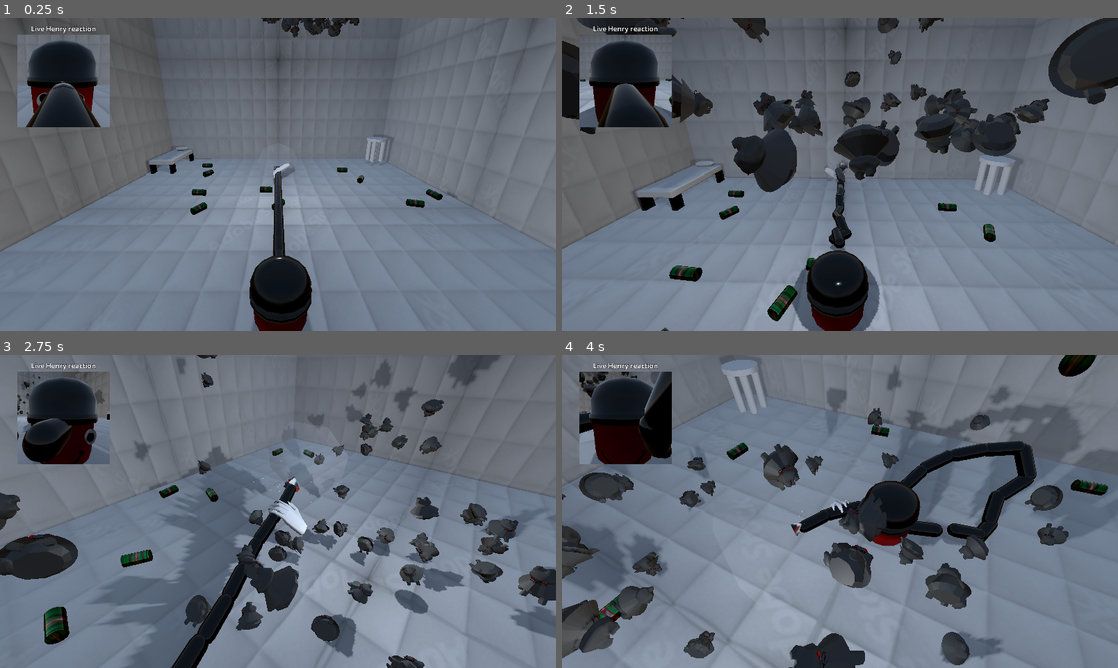
Above: before the commit, frames 1-4 (two rows, left to right).
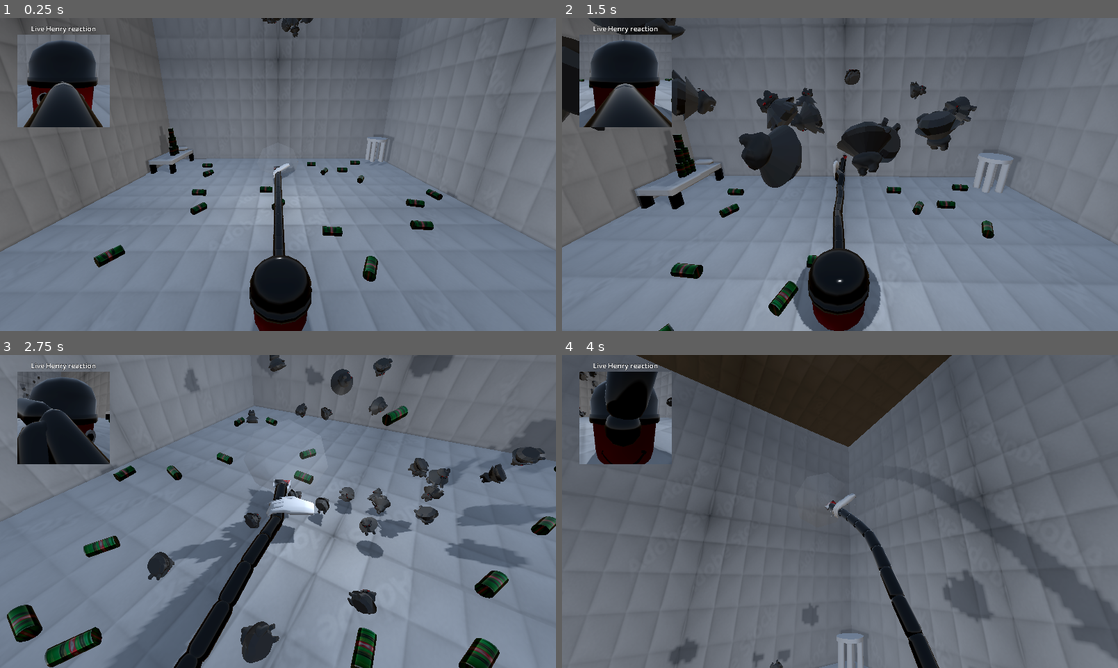
Above: after the commit, the same moments.

Repository: AleksGameJam/game-jam-2026
Game: Godot game, scene res://enemies/RoomWithEnemies.tscn
The game is run twice, just before and just after one commit, with the same random seed, the same clock (stepped at 60 frames per second) and the same inputs. This scene is started directly instead of the project's main scene. Sound files missing from this copy of the repository are replaced by a short silence.
Inputs:
- Up to frame 1 (0.25 s): no input
- Up to frame 2 (1.5 s): hold E (rotate_right) 0.53-1.28 s; hold Space (turbo_mode) 0.53-1.28 s; hold Down (ui_down) from 1.28 s (still down); tap Space (turbo_mode) at 1.35 s
- Up to frame 3 (2.75 s): release Down (ui_down) at 2.03 s; hold E (rotate_right) from 2.03 s (still down); hold Space (turbo_mode) from 2.03 s (still down)
- Up to frame 4 (4 s): release E (rotate_right) at 2.78 s; release Space (turbo_mode) at 2.78 s; hold Up (ui_up) 2.78-3.53 s; tap Space (turbo_mode) at 2.85 s; hold Q (rotate_left) from 3.53 s (still down); hold Space (turbo_mode) from 3.53 s (still down)

The runs differ from the first frame. In frame 1, 1.3% of the frame differs, in the area x 4-78%, y 0-85%; in frame 2, 11%; in frame 3, 33%; in frame 4, 75%, in the area x 0-100%, y 0-100%.

Commit message:
beer

Diff:
--- a/enemies/RoomWithEnemies.tscn
+++ b/enemies/RoomWithEnemies.tscn
@@ -179,102 +179,6 @@
 [node name="Bouncy32" parent="Stuff/Enemies" unique_id=251754373 instance=ExtResource("2_ydiif")]
 transform = Transform3D(1, 0, 0, 0, 1, 0, 0, 0, 1, 3.3880885, 0, -1.3678081)
 
-[node name="Bouncy33" parent="Stuff/Enemies" unique_id=2133903462 instance=ExtResource("2_ydiif")]
-transform = Transform3D(1, 0, 0, 0, 1, 0, 0, 0, 1, 4.702802, 0, -5.334631)
-
-[node name="Bouncy34" parent="Stuff/Enemies" unique_id=54485519 instance=ExtResource("2_ydiif")]
-transform = Transform3D(1, 0, 0, 0, 1, 0, 0, 0, 1, 5.699911, 0, -5.334631)
-
-[node name="Bouncy35" parent="Stuff/Enemies" unique_id=1915971416 instance=ExtResource("2_ydiif")]
-transform = Transform3D(1, 0, 0, 0, 1, 0, 0, 0, 1, 6.8680906, 0, -5.334631)
-
-[node name="Bouncy36" parent="Stuff/Enemies" unique_id=949182580 instance=ExtResource("2_ydiif")]
-transform = Transform3D(1, 0, 0, 0, 1, 0, 0, 0, 1, 8.090891, 0, -5.334631)
-
-[node name="Bouncy37" parent="Stuff/Enemies" unique_id=1099164742 instance=ExtResource("2_ydiif")]
-transform = Transform3D(1, 0, 0, 0, 1, 0, 0, 0, 1, 4.702802, 0, -3.9869933)
-
-[node name="Bouncy38" parent="Stuff/Enemies" unique_id=1910322246 instance=ExtResource("2_ydiif")]
-transform = Transform3D(1, 0, 0, 0, 1, 0, 0, 0, 1, 5.699911, 0, -3.9869933)
-
-[node name="Bouncy39" parent="Stuff/Enemies" unique_id=1957543351 instance=ExtResource("2_ydiif")]
-transform = Transform3D(1, 0, 0, 0, 1, 0, 0, 0, 1, 6.8680906, 0, -3.9869933)
-
-[node name="Bouncy40" parent="Stuff/Enemies" unique_id=715043626 instance=ExtResource("2_ydiif")]
-transform = Transform3D(1, 0, 0, 0, 1, 0, 0, 0, 1, 8.090891, 0, -3.9869933)
-
-[node name="Bouncy41" parent="Stuff/Enemies" unique_id=1013263063 instance=ExtResource("2_ydiif")]
-transform = Transform3D(1, 0, 0, 0, 1, 0, 0, 0, 1, 4.702802, 0, -2.6778004)
-
-[node name="Bouncy42" parent="Stuff/Enemies" unique_id=1940309826 instance=ExtResource("2_ydiif")]
-transform = Transform3D(1, 0, 0, 0, 1, 0, 0, 0, 1, 5.699911, 0, -2.6778004)
-
-[node name="Bouncy43" parent="Stuff/Enemies" unique_id=845972692 instance=ExtResource("2_ydiif")]
-transform = Transform3D(1, 0, 0, 0, 1, 0, 0, 0, 1, 6.8680906, 0, -2.6778004)
-
-[node name="Bouncy44" parent="Stuff/Enemies" unique_id=40198782 instance=ExtResource("2_ydiif")]
-transform = Transform3D(1, 0, 0, 0, 1, 0, 0, 0, 1, 8.090891, 0, -2.6778004)
-
-[node name="Bouncy45" parent="Stuff/Enemies" unique_id=1156712108 instance=ExtResource("2_ydiif")]
-transform = Transform3D(1, 0, 0, 0, 1, 0, 0, 0, 1, 4.702802, 0, -1.3678081)
-
-[node name="Bouncy46" parent="Stuff/Enemies" unique_id=773092430 instance=ExtResource("2_ydiif")]
-transform = Transform3D(1, 0, 0, 0, 1, 0, 0, 0, 1, 5.699911, 0, -1.3678081)
-
-[node name="Bouncy47" parent="Stuff/Enemies" unique_id=298510013 instance=ExtResource("2_ydiif")]
-transform = Transform3D(1, 0, 0, 0, 1, 0, 0, 0, 1, 6.8680906, 0, -1.3678081)
-
-[node name="Bouncy48" parent="Stuff/Enemies" unique_id=2144318032 instance=ExtResource("2_ydiif")]
-transform = Transform3D(1, 0, 0, 0, 1, 0, 0, 0, 1, 8.090891, 0, -1.3678081)
-
-[node name="Bouncy49" parent="Stuff/Enemies" unique_id=1272543623 instance=ExtResource("2_ydiif")]
-transform = Transform3D(1, 0, 0, 0, 1, 0, 0, 0, 1, 4.702802, 0, 0.053679943)
-
-[node name="Bouncy50" parent="Stuff/Enemies" unique_id=116985352 instance=ExtResource("2_ydiif")]
-transform = Transform3D(1, 0, 0, 0, 1, 0, 0, 0, 1, 5.699911, 0, 0.053679943)
-
-[node name="Bouncy51" parent="Stuff/Enemies" unique_id=1220461189 instance=ExtResource("2_ydiif")]
-transform = Transform3D(1, 0, 0, 0, 1, 0, 0, 0, 1, 6.8680906, 0, 0.053679943)
-
-[node name="Bouncy52" parent="Stuff/Enemies" unique_id=2047301117 instance=ExtResource("2_ydiif")]
-transform = Transform3D(1, 0, 0, 0, 1, 0, 0, 0, 1, 8.090891, 0, 0.053679943)
-
-[node name="Bouncy53" parent="Stuff/Enemies" unique_id=515907314 instance=ExtResource("2_ydiif")]
-transform = Transform3D(1, 0, 0, 0, 1, 0, 0, 0, 1, 4.702802, 0, 1.4013176)
-
-[node name="Bouncy54" parent="Stuff/Enemies" unique_id=1257684742 instance=ExtResource("2_ydiif")]
-transform = Transform3D(1, 0, 0, 0, 1, 0, 0, 0, 1, 5.699911, 0, 1.4013176)
-
-[node name="Bouncy55" parent="Stuff/Enemies" unique_id=1057635992 instance=ExtResource("2_ydiif")]
-transform = Transform3D(1, 0, 0, 0, 1, 0, 0, 0, 1, 6.8680906, 0, 1.4013176)
-
-[node name="Bouncy56" parent="Stuff/Enemies" unique_id=1074090705 instance=ExtResource("2_ydiif")]
-transform = Transform3D(1, 0, 0, 0, 1, 0, 0, 0, 1, 8.090891, 0, 1.4013176)
-
-[node name="Bouncy57" parent="Stuff/Enemies" unique_id=1716383628 instance=ExtResource("2_ydiif")]
-transform = Transform3D(1, 0, 0, 0, 1, 0, 0, 0, 1, 4.702802, 0, 2.7105105)
-
-[node name="Bouncy58" parent="Stuff/Enemies" unique_id=2123868952 instance=ExtResource("2_ydiif")]
-transform = Transform3D(1, 0, 0, 0, 1, 0, 0, 0, 1, 5.699911, 0, 2.7105105)
-
-[node name="Bouncy59" parent="Stuff/Enemies" unique_id=1757653823 instance=ExtResource("2_ydiif")]
-transform = Transform3D(1, 0, 0, 0, 1, 0, 0, 0, 1, 6.8680906, 0, 2.7105105)
-
-[node name="Bouncy60" parent="Stuff/Enemies" unique_id=708938935 instance=ExtResource("2_ydiif")]
-transform = Transform3D(1, 0, 0, 0, 1, 0, 0, 0, 1, 8.090891, 0, 2.7105105)
-
-[node name="Bouncy61" parent="Stuff/Enemies" unique_id=1817324721 instance=ExtResource("2_ydiif")]
-transform = Transform3D(1, 0, 0, 0, 1, 0, 0, 0, 1, 4.702802, 0, 4.020503)
-
-[node name="Bouncy62" parent="Stuff/Enemies" unique_id=1863599646 instance=ExtResource("2_ydiif")]
-transform = Transform3D(1, 0, 0, 0, 1, 0, 0, 0, 1, 5.699911, 0, 4.020503)
-
-[node name="Bouncy63" parent="Stuff/Enemies" unique_id=1295553639 instance=ExtResource("2_ydiif")]
-transform = Transform3D(1, 0, 0, 0, 1, 0, 0, 0, 1, 6.8680906, 0, 4.020503)
-
-[node name="Bouncy64" parent="Stuff/Enemies" unique_id=2103011799 instance=ExtResource("2_ydiif")]
-transform = Transform3D(1, 0, 0, 0, 1, 0, 0, 0, 1, 8.090891, 0, 4.020503)
-
 [node name="Beeremies" type="Node3D" parent="Stuff" unique_id=305683070]
 transform = Transform3D(1, 0, 0, 0, 1, 0, 0, 0, 1, 0, -23.492435, 0)
 
@@ -287,6 +191,9 @@
 [node name="BeerCan3" parent="Stuff/Beeremies" unique_id=1037485333 instance=ExtResource("3_8iyv3")]
 transform = Transform3D(-2.185569e-08, -0.49999997, 0.8660254, 0.99999994, -4.371139e-08, 0, 3.785517e-08, 0.86602545, 0.49999994, 15.650388, 0.006467819, -10.481214)
 
+[node name="BeerCan27" parent="Stuff/Beeremies" unique_id=919675839 instance=ExtResource("3_8iyv3")]
+transform = Transform3D(-2.185569e-08, -0.49999997, 0.8660254, 0.99999994, -4.371139e-08, 0, 3.785517e-08, 0.86602545, 0.49999994, -15.64346, 0.006467819, 10.259107)
+
 [node name="BeerCan4" parent="Stuff/Beeremies" unique_id=1621285988 instance=ExtResource("3_8iyv3")]
 transform = Transform3D(-2.185569e-08, -0.9951972, -0.09789094, 0.99999994, -1.8045045e-08, -3.9812836e-08, 3.785517e-08, -0.09789094, 0.99519706, 13.739888, 0.006467819, -15.910998)
 
@@ -299,15 +206,69 @@
 [node name="BeerCan7" parent="Stuff/Beeremies" unique_id=1743799595 instance=ExtResource("3_8iyv3")]
 transform = Transform3D(-2.185569e-08, -0.49999997, 0.8660254, 0.99999994, -4.371139e-08, 0, 3.785517e-08, 0.86602545, 0.49999994, -10.707628, 0.006467819, 1.1144543)
 
+[node name="BeerCan21" parent="Stuff/Beeremies" unique_id=1532642750 instance=ExtResource("3_8iyv3")]
+transform = Transform3D(0.9463739, 0.007107825, -0.32299548, -0.002749703, 0.9998991, 0.013947198, 0.32306194, -0.0123111475, 0.94629776, -23.971142, 3.278792, -19.791649)
+
+[node name="BeerCan22" parent="Stuff/Beeremies" unique_id=55885259 instance=ExtResource("3_8iyv3")]
+transform = Transform3D(0.9463739, 0.007107825, -0.32299548, -0.002749703, 0.9998991, 0.013947198, 0.32306194, -0.0123111475, 0.94629776, -23.971142, 3.2787914, -20.817936)
+
+[node name="BeerCan23" parent="Stuff/Beeremies" unique_id=870385294 instance=ExtResource("3_8iyv3")]
+transform = Transform3D(0.9463739, 0.007107825, -0.32299548, -0.002749703, 0.9998991, 0.013947198, 0.32306194, -0.0123111475, 0.94629776, -23.971142, 3.2787914, -21.87292)
+
+[node name="BeerCan24" parent="Stuff/Beeremies" unique_id=351072147 instance=ExtResource("3_8iyv3")]
+transform = Transform3D(0.9463739, 0.007107825, -0.32299548, -0.002749703, 0.9998991, 0.013947198, 0.32306194, -0.0123111475, 0.94629776, -23.971142, 5.3125896, -21.349913)
+
+[node name="BeerCan25" parent="Stuff/Beeremies" unique_id=1049174313 instance=ExtResource("3_8iyv3")]
+transform = Transform3D(0.9463739, 0.007107825, -0.32299548, -0.002749703, 0.9998991, 0.013947198, 0.32306194, -0.0123111475, 0.94629776, -23.971142, 5.3125896, -20.25754)
+
+[node name="BeerCan26" parent="Stuff/Beeremies" unique_id=1168674586 instance=ExtResource("3_8iyv3")]
+transform = Transform3D(0.9463739, 0.007107825, -0.32299548, -0.002749703, 0.9998991, 0.013947198, 0.32306194, -0.0123111475, 0.94629776, -23.971142, 7.335312, -20.827074)
+
 [node name="BeerCan8" parent="Stuff/Beeremies" unique_id=1299740730 instance=ExtResource("3_8iyv3")]
 transform = Transform3D(-2.185569e-08, -0.9951972, -0.09789094, 0.99999994, -1.8045045e-08, -3.9812836e-08, 3.785517e-08, -0.09789094, 0.99519706, -12.618129, 0.006467819, -4.3153315)
 
+[node name="BeerCan30" parent="Stuff/Beeremies" unique_id=1381423443 instance=ExtResource("3_8iyv3")]
+transform = Transform3D(-2.185569e-08, -0.49999997, 0.8660254, 0.99999994, -4.371139e-08, 0, 3.785517e-08, 0.86602545, 0.49999994, -0.5846181, 40.330627, 9.325916)
+
+[node name="BeerCan32" parent="Stuff/Beeremies" unique_id=1072964345 instance=ExtResource("3_8iyv3")]
+transform = Transform3D(-2.185569e-08, -0.49999997, 0.8660254, 0.99999994, -4.371139e-08, 0, 3.785517e-08, 0.86602545, 0.49999994, 11.929554, 42.969124, -15.938095)
+
+[node name="BeerCan33" parent="Stuff/Beeremies" unique_id=769829944 instance=ExtResource("3_8iyv3")]
+transform = Transform3D(-2.185569e-08, -0.49999997, 0.8660254, 0.99999994, -4.371139e-08, 0, 3.785517e-08, 0.86602545, 0.49999994, -22.049885, 37.747597, -19.564196)
+
+[node name="BeerCan31" parent="Stuff/Beeremies" unique_id=1144188984 instance=ExtResource("3_8iyv3")]
+transform = Transform3D(-2.185569e-08, -0.9951972, -0.09789094, 0.99999994, -1.8045045e-08, -3.9812836e-08, 3.785517e-08, -0.09789094, 0.99519706, -8.093107, 45.130875, -4.3153315)
+
+[node name="BeerCan15" parent="Stuff/Beeremies" unique_id=1693717213 instance=ExtResource("3_8iyv3")]
+transform = Transform3D(-2.185569e-08, -0.9951972, -0.09789094, 0.99999994, -1.8045045e-08, -3.9812836e-08, 3.785517e-08, -0.09789094, 0.99519706, 16.61742, 0.006467819, 5.329339)
+
+[node name="BeerCan16" parent="Stuff/Beeremies" unique_id=1622308070 instance=ExtResource("3_8iyv3")]
+transform = Transform3D(-2.185569e-08, -0.49999997, 0.8660254, 0.99999994, -4.371139e-08, 0, 3.785517e-08, 0.86602545, 0.49999994, 7.7989464, 0.006467819, 11.897942)
+
+[node name="BeerCan17" parent="Stuff/Beeremies" unique_id=541168240 instance=ExtResource("3_8iyv3")]
+transform = Transform3D(-2.185569e-08, -0.9951972, -0.09789094, 0.99999994, -1.8045045e-08, -3.9812836e-08, 3.785517e-08, -0.09789094, 0.99519706, 5.888446, 0.006467819, 6.468156)
+
+[node name="BeerCan18" parent="Stuff/Beeremies" unique_id=1245712920 instance=ExtResource("3_8iyv3")]
+transform = Transform3D(-2.185569e-08, -0.9951972, -0.09789094, 0.99999994, -1.8045045e-08, -3.9812836e-08, 3.785517e-08, -0.09789094, 0.99519706, 18.5751, 0.006465912, -21.57127)
+
+[node name="BeerCan19" parent="Stuff/Beeremies" unique_id=238040297 instance=ExtResource("3_8iyv3")]
+transform = Transform3D(-2.185569e-08, -0.49999997, 0.8660254, 0.99999994, -4.371139e-08, 0, 3.785517e-08, 0.86602545, 0.49999994, 9.756626, 0.006465912, -15.002666)
+
+[node name="BeerCan20" parent="Stuff/Beeremies" unique_id=1888316535 instance=ExtResource("3_8iyv3")]
+transform = Transform3D(-2.185569e-08, -0.9951972, -0.09789094, 0.99999994, -1.8045045e-08, -3.9812836e-08, 3.785517e-08, -0.09789094, 0.99519706, 7.8461256, 0.006465912, -20.432453)
+
 [node name="BeerCan9" parent="Stuff/Beeremies" unique_id=158776969 instance=ExtResource("3_8iyv3")]
 transform = Transform3D(-4.1592635e-08, -0.9515288, -0.30755973, 0.9999999, -4.3711385e-08, 0, -1.3443865e-08, -0.30755976, 0.9515287, -25.447796, 0.006467819, 26.118517)
 
 [node name="BeerCan10" parent="Stuff/Beeremies" unique_id=1329702737 instance=ExtResource("3_8iyv3")]
 transform = Transform3D(-4.159264e-08, -0.11268352, -0.9936309, 0.9999999, -1.8045043e-08, -3.9812832e-08, -1.34438665e-08, -0.993631, 0.11268349, -20.538477, 0.006467819, 23.113325)
 
+[node name="BeerCan28" parent="Stuff/Beeremies" unique_id=226517928 instance=ExtResource("3_8iyv3")]
+transform = Transform3D(-4.159264e-08, -0.11268352, -0.9936309, 0.9999999, -1.8045043e-08, -3.9812832e-08, -1.34438665e-08, -0.993631, 0.11268349, -24.25226, 5.357937, 18.209549)
+
+[node name="BeerCan29" parent="Stuff/Beeremies" unique_id=187252302 instance=ExtResource("3_8iyv3")]
+transform = Transform3D(-3.1190886e-08, 0.34352964, -0.9391418, 0.9999999, -1.8045043e-08, -3.9812832e-08, -3.0623745e-08, -0.93914187, -0.3435296, -22.453896, 5.357937, 17.801271)
+
 [node name="BeerCan11" parent="Stuff/Beeremies" unique_id=1263226684 instance=ExtResource("3_8iyv3")]
 transform = Transform3D(-4.1592635e-08, -0.9515288, -0.30755973, 0.9999999, -4.3711385e-08, 0, -1.3443865e-08, -0.30755976, 0.9515287, 18.358675, 0.006467819, 19.927546)
 
@@ -335,7 +296,8 @@
 shape = SubResource("WorldBoundaryShape3D_5m2fx")
 
 [node name="Stool" type="RigidBody3D" parent="Ground" unique_id=1032738131]
-transform = Transform3D(1, 0, 0, 0, 1, 0, 0, 0, 1, -23.334156, 4.1111126, 18.38451)
+transform = Transform3D(1, 0, 0, 0, 1, 0, 0, 0, 1, -23.334156, 2.8539314, 18.38451)
+metadata/_edit_group_ = true
 
 [node name="MeshInstance3D" type="MeshInstance3D" parent="Ground/Stool" unique_id=274514727]
 transform = Transform3D(1, 0, 0, 0, 1, 0, 0, 0, 1, -1.2186165, -0.38820457, 0.3567729)
